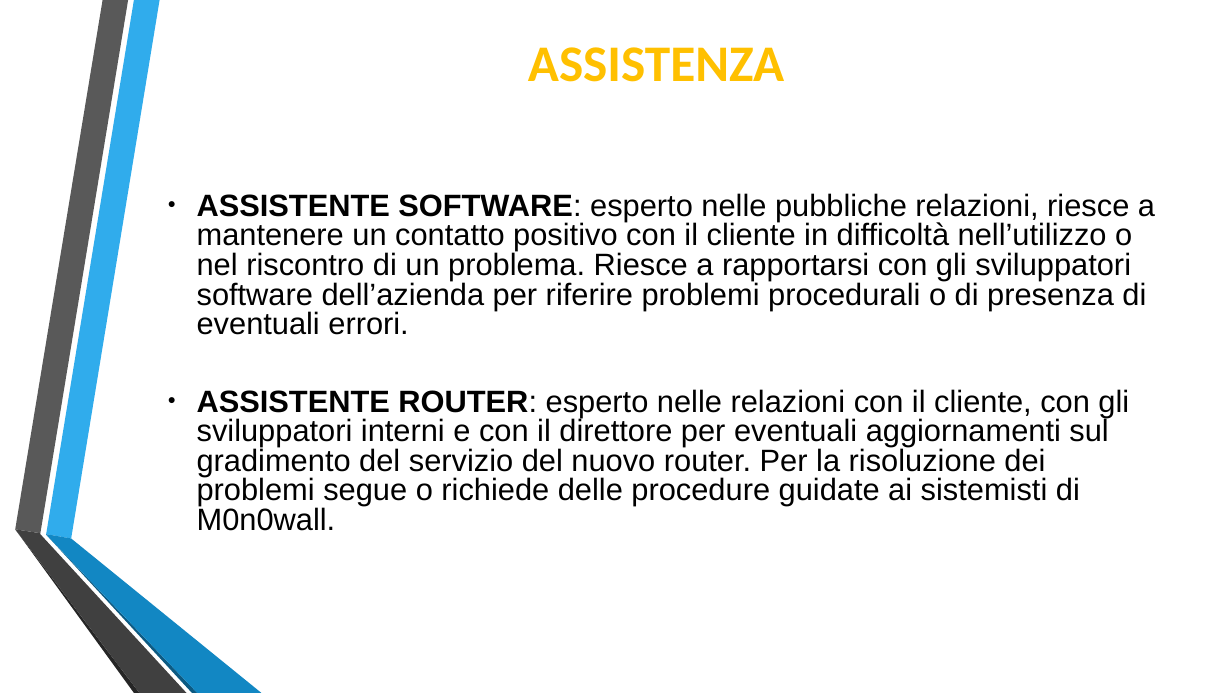
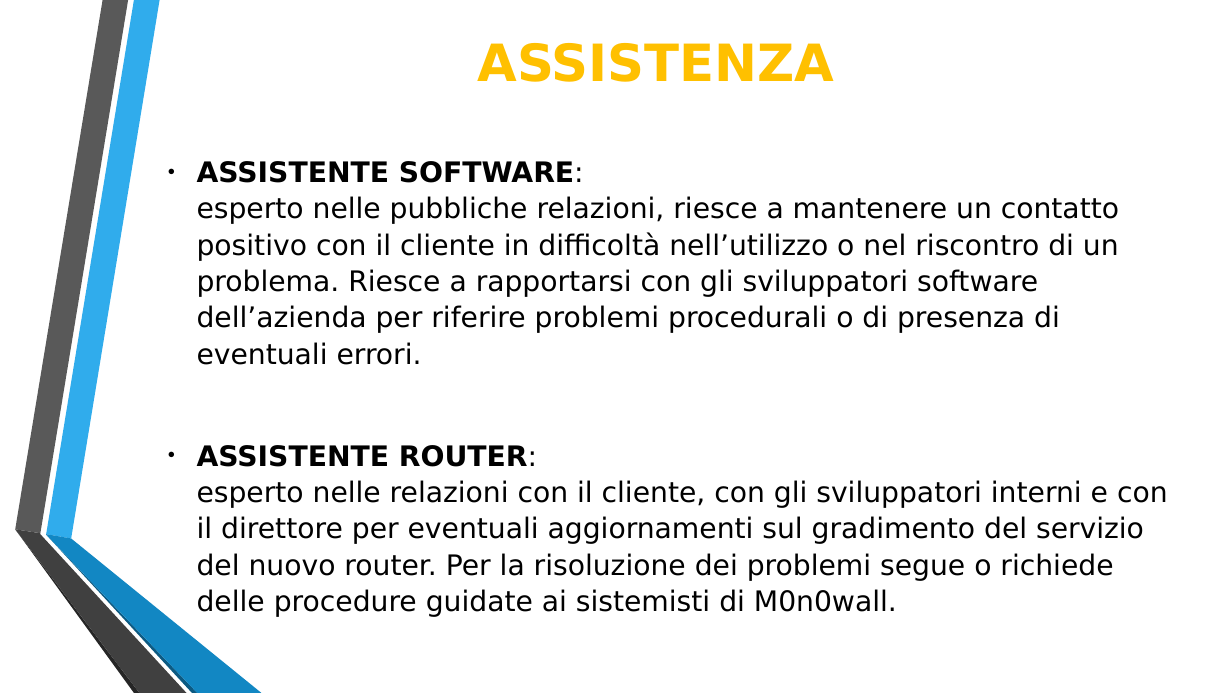
Before and after one commit to Lince99/GPOI, a slide deck: slide 9 of m0n0wall/Presentazione_M0n0wall.odp. Drawn at 1232x693 pixels with LibreOffice and Linux fonts; fonts in the diff are those of the drawing. Boxes give left, top, right and bottom in pixels: in the first picture for what was removed or moved away, otherwise in the second. Text is boxed around its words. In the diff, an @@ line names an element or a change of style, - is before the commit and + after.

Commit message:
Fix odp format

```diff
--- a/m0n0wall/Presentazione_M0n0wall.odp
+++ b/m0n0wall/Presentazione_M0n0wall.odp
@@ title "ASSISTENZA" at bbox=[478, 43, 835, 82]: font Calibri to DejaVu Sans @@
@@ text "ASSISTENTE SOFTWARE: esperto nelle pubbliche ...": place and size @@
-text "ASSISTENTE SOFTWARE: esperto nelle pubbliche ..." at bbox=[197, 193, 1155, 531]
+text "ASSISTENTE SOFTWARE: esperto nelle pubbliche ..." at bbox=[197, 161, 1168, 617]
@@ text "ASSISTENTE SOFTWARE: esperto nelle pubbliche ..." at bbox=[197, 161, 1168, 617]: size 24 to 22 pt, font Arial to DejaVu Sans; line spacing 0.8 to 28.4pt; more space between paragraphs @@
```
Also in this commit, not shown: 6 other slides changed, 2 slides added, 2 slides removed, 1 other file.
